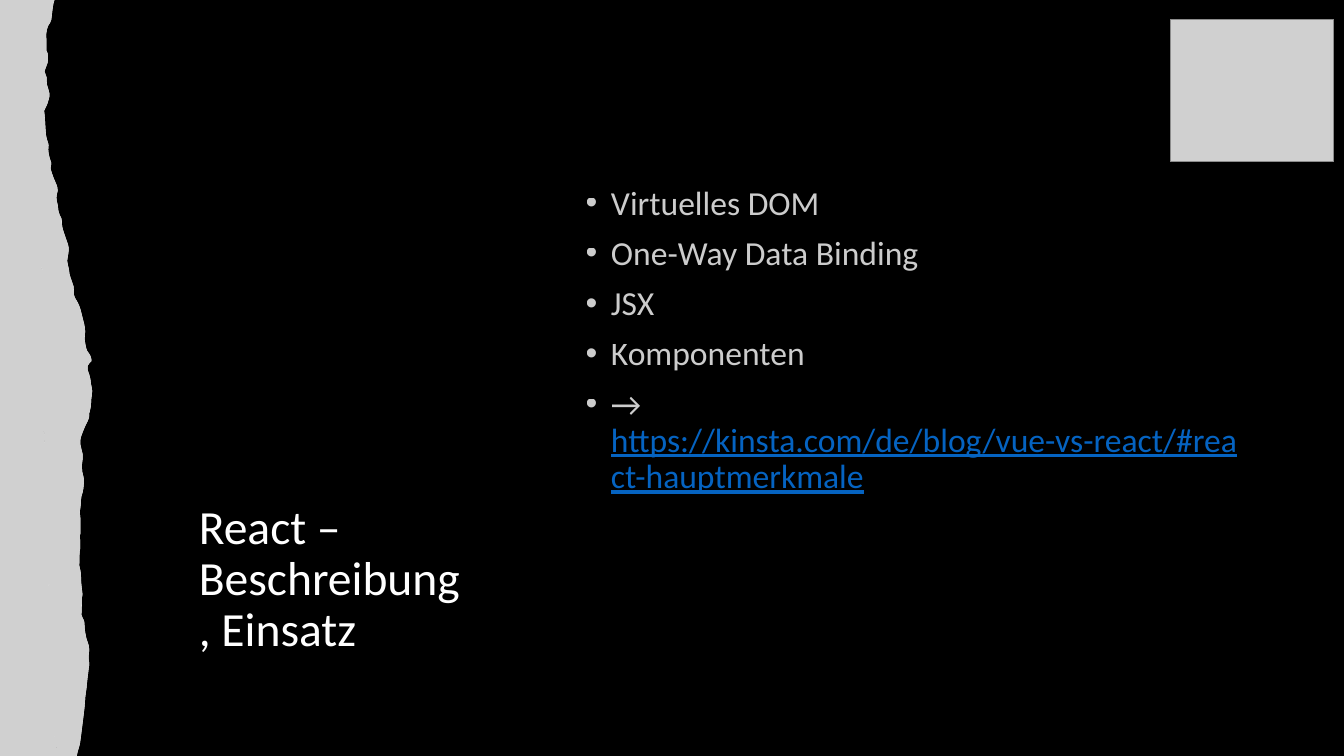
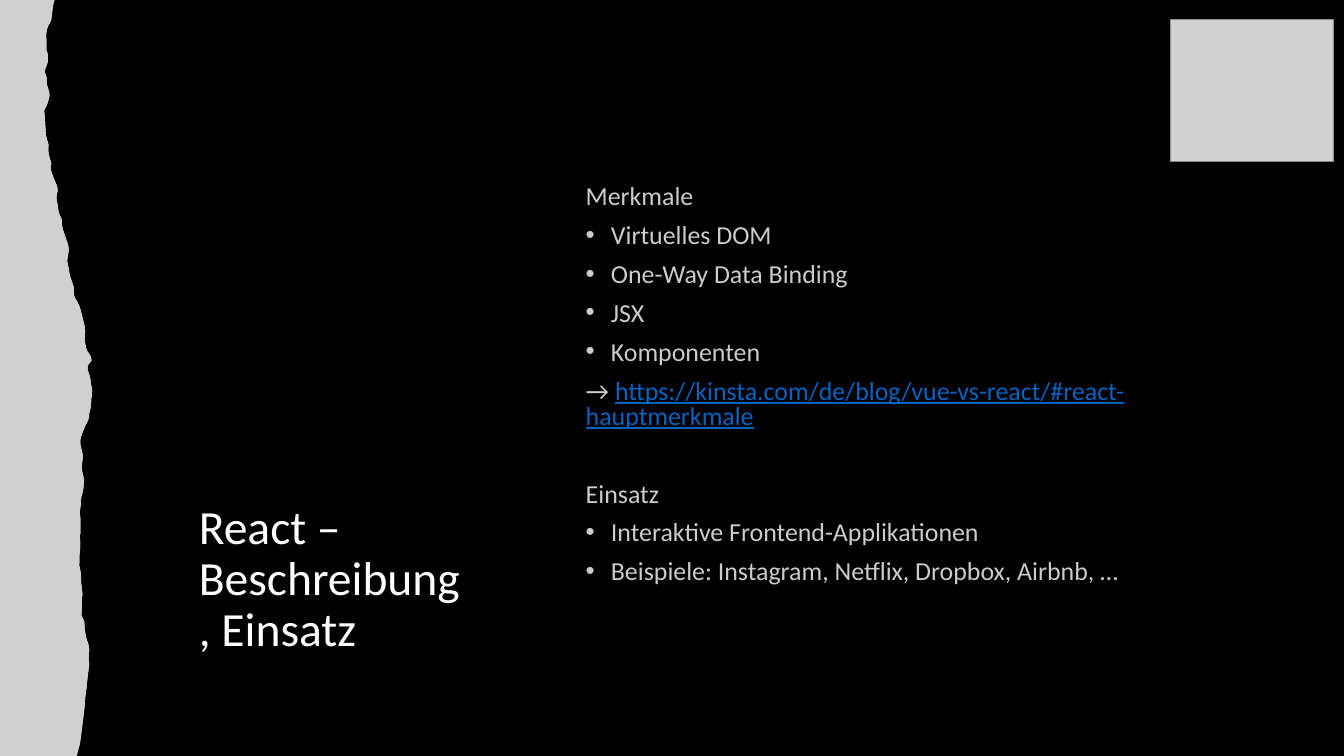
Before and after one commit to anna-staub/leiterlispiel, a slide deck: slide 7 of documents/JavaScript_Libraries/Gruppe_C_Praesentation_JSLibraries.pptx. Drawn at 1344x756 pixels with LibreOffice and Linux fonts; fonts in the diff are those of the drawing; grey boxes stand for pictures. Boxes give left, top, right and bottom in pixels: in the first picture for what was removed or moved away, otherwise in the second. Text is boxed around its words. In the diff, an @@ line names an element or a change of style, - is before the commit and + after.

```diff
--- a/documents/JavaScript_Libraries/Gruppe_C_Praesentation_JSLibraries.pptx
+++ b/documents/JavaScript_Libraries/Gruppe_C_Praesentation_JSLibraries.pptx
@@ text at [586, 187, 694, 205]: paragraph added @@
+Merkmale
@@ text at [586, 226, 1124, 429]: size 24 to 18.5 pt in "Virtuelles DOM", "One-Way Data Binding", "JSX", "Komponenten" and 1 more places; line spacing 0.9 to 0.8; bullet • to none @@
@@ text at [586, 485, 1094, 585]: paragraphs added @@
+Einsatz
+• Interaktive Frontend-Applikationen
+• Beispiele: Instagram, Netflix, Dropbox, Airbnb, …
```
Also in this commit, not shown: 1 other slide changed.
